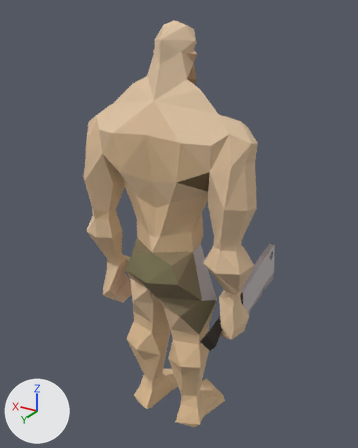
A saved change to the glTF model public/assets/enemies-gltf/hill_giant.glb.
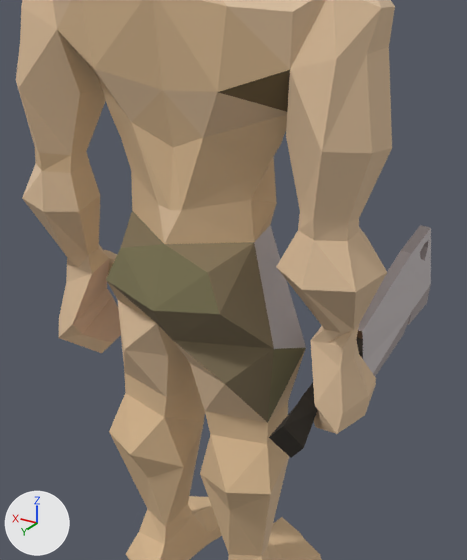
Each version is shown whole from a 50 mm camera at (-198.0, 315.6, 352.1) aimed at (10.3, -31.5, 178.6), then close up on the part from 21% to 81% of the width and 31% to 89% of the height. The axes (+X, +Y, +Z) are drawn at lower left. The lights are the same throughout. The older version's two pictures come first. Vertices at exactly the same position are counted once.
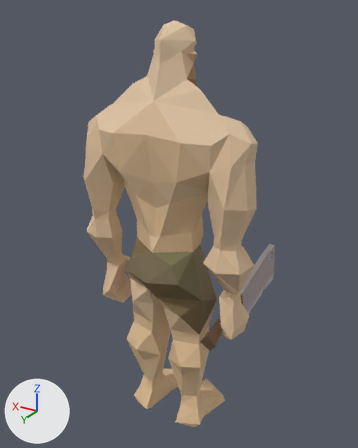
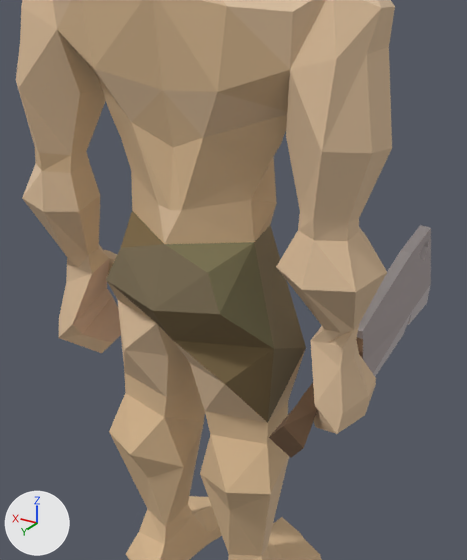
Location of each change, (x1, y1, x2, y2) in pixels of the close-ups (467 x 560 px):
part 1 of me_mesh_0, surface changed: (120, 70, 431, 458) in both

Diff of the bpy script that builds the scene:
```diff
--- a/public/assets/enemies-gltf/hill_giant.glb.py
+++ b/public/assets/enemies-gltf/hill_giant.glb.py
@@ me_mesh_0 @@
 # used by ob_mesh_0; location = (0.0, 0.0, 0.0)
-me_mesh_0.from_pydata(...)  # 426 vertices, 850 faces; spans x -76.0..74.0, y -107.0..36.0, z 0.0..346.0
+me_mesh_0.from_pydata(...)  # 428 vertices, 851 faces; spans x -76.0..74.0, y -107.0..36.0, z 0.0..346.0
+# me_mesh_0 part 1: 147 kept faces spanning x -59.0..29.0, y -107.0..36.0, z 95.0..250.0 get new texture (UV) coordinates
+# edits to the shape of me_mesh_0 do not show in these pictures
 me_mesh_0.materials.append(mat_material_0)
```
